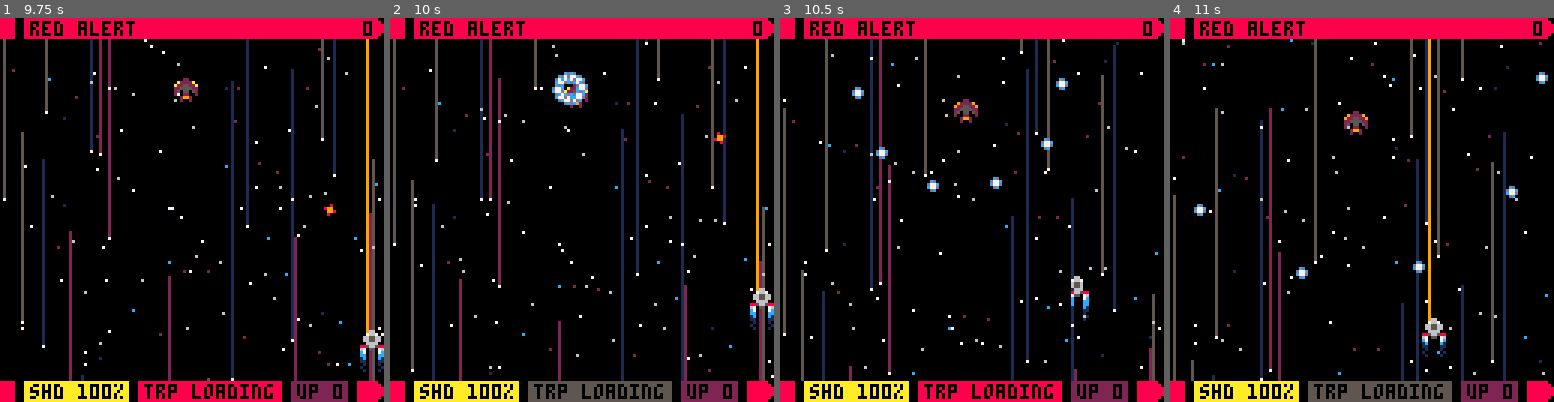
Above: before the commit, frames 1-4 (left to right).
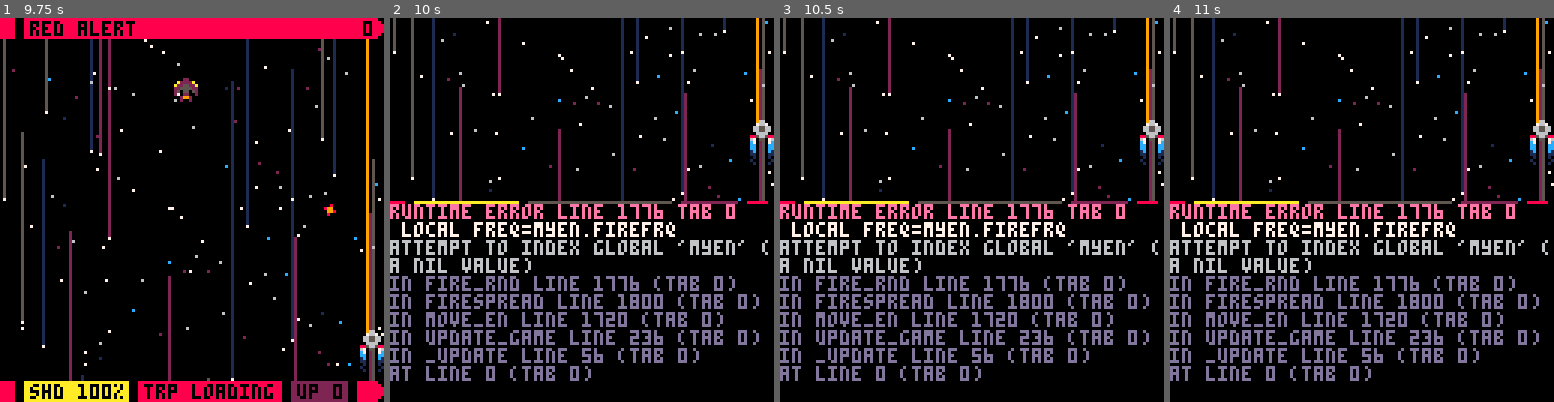
Above: after the commit, the same moments.

Repository: fab-industries/red-alert
Game: PICO-8 cartridge redalert.p8
Same seed, same stepped clock (60 frames per second), same inputs: the game is played once before the commit and once after it.
Inputs:
- Up to frame 1 (9.75 s): tap X (X key) at 0.33, 1.07, 1.85, 2.97, 4.08, 5.2, 6.32, 7.43, 8.55, 9.67 s; tap O (Z key) at 0.7, 1.7, 2.1, 2.5, 2.9, 3.3, 3.7, 4.1, 4.5, 4.9, 5.3, 5.7, 6.1, 6.5, 6.9, 7.3, 7.7, 8.1, 8.5, 8.9, 9.3, 9.7 s; hold Right 1.6-2.1 s; hold Up 2.15-2.42 s; hold Right 2.47-3.03 s; hold Left 3.08-3.58 s; hold Down 3.63-3.97 s; hold Right 4.02-4.68 s; hold Up 4.73-5.03 s; hold Left 5.08-5.68 s; hold Down 5.73-6.03 s; hold Right 6.08-6.58 s; hold Right 6.63-7.13 s; hold Up 7.18-7.45 s; hold Right 7.5-8.07 s; hold Left 8.12-8.62 s; hold Down 8.67-9 s; hold Right 9.05-9.72 s
- Up to frame 2 (10 s): hold Up from 9.77 s (still down)
- Up to frame 3 (10.5 s): release Up at 10.07 s; tap O (Z key) at 10.1 s; hold Left from 10.12 s (still down)
- Up to frame 4 (11 s): tap O (Z key) at 10.5, 10.9 s; release Left at 10.72 s; hold Down from 10.77 s (still down); tap X (X key) at 10.78 s

Frame 1 is identical in both runs. In frame 2, 31% of the frame differs, in the area x 0-100%, y 0-100%; in frame 3, 31%; in frame 4, 31%.
Error after the commit: runtime error line 1776 tab 0; local freq=myen.firefrq; attempt to index global 'myen' (a nil value)

Commit message:
Started on code refactoring to save tokens

Diff:
--- a/redalert.p8
+++ b/redalert.p8
@@ -5,6 +5,11 @@
 --by fab.industries
 
 --[[
+
+code refactoring
+ before:  7263
+ current: 7228
+ after:
 
 todo (fix):
  ❎ spread shot animation
@@ -1747,30 +1752,44 @@
 -->8
 --shots
 
+function mkshot(stype)
+ local eshot={}
+ eshot.x=myen.x
+ eshot.y=myen.y
+ eshot.sx=sin(ang)*spd
+ eshot.sy=cos(ang)*spd
+ eshot.sprw=1
+ eshot.sprh=1
+ if stype=="spread" then
+  eshot.colw=4
+  eshot.colh=4
+  eshot.spr=76
+  eshot.ani={76,77,78}
+ else
+  eshot.colw=8
+  eshot.colh=6
+  eshot.spr=75
+  eshot.anim={75}
+ end
+ add(eshots,eshot)
+end
+
+function fire_rnd()
+ local frnd=rnd(60)
+ local freq=myen.firefrq
+ myen.firetmr=t+frnd+freq
+end
+
+
 function fire(myen,ang,spd)
 
  if t>myen.firetmr then
   sfx(9)
   myen.flash=3
 
-  local frnd=rnd(60)
-  local freq=myen.firefrq
-  myen.firetmr=t+frnd+freq
-
-	 local eshot={}
-	 eshot.x=myen.x
-	 eshot.y=myen.y
-
-	 eshot.sx=sin(ang)*spd
-	 eshot.sy=cos(ang)*spd
-
-	 eshot.sprw=1
-	 eshot.sprh=1
-	 eshot.colw=8
-	 eshot.colh=6
-	 eshot.spr=75
-	 eshot.anim={75}
-	 add(eshots,eshot)
+  fire_rnd()
+
+  mkshot("normal")
  else
   return
  end
@@ -1781,30 +1800,14 @@
   sfx(9)
   myen.flash=3
 
-  local frnd=rnd(60)
-  local freq=myen.firefrq
-  myen.firetmr=t+frnd+freq
+  fire_rnd()
 
   for i=1,num do
    if base==nil then
     base=0
    end
    ang=1/num*i+base
-
-	  local eshot={}
-	  eshot.x=myen.x
-	  eshot.y=myen.y
-
-	  eshot.sx=sin(ang)*spd
-	  eshot.sy=cos(ang)*spd
-
-	  eshot.sprw=1
-	  eshot.sprh=1
-	  eshot.colw=4
-	  eshot.colh=4
-	  eshot.spr=76
-	  eshot.ani={76,77,78}
-	  add(eshots,eshot)
+   mkshot("spread")
 	 end
 
  else
